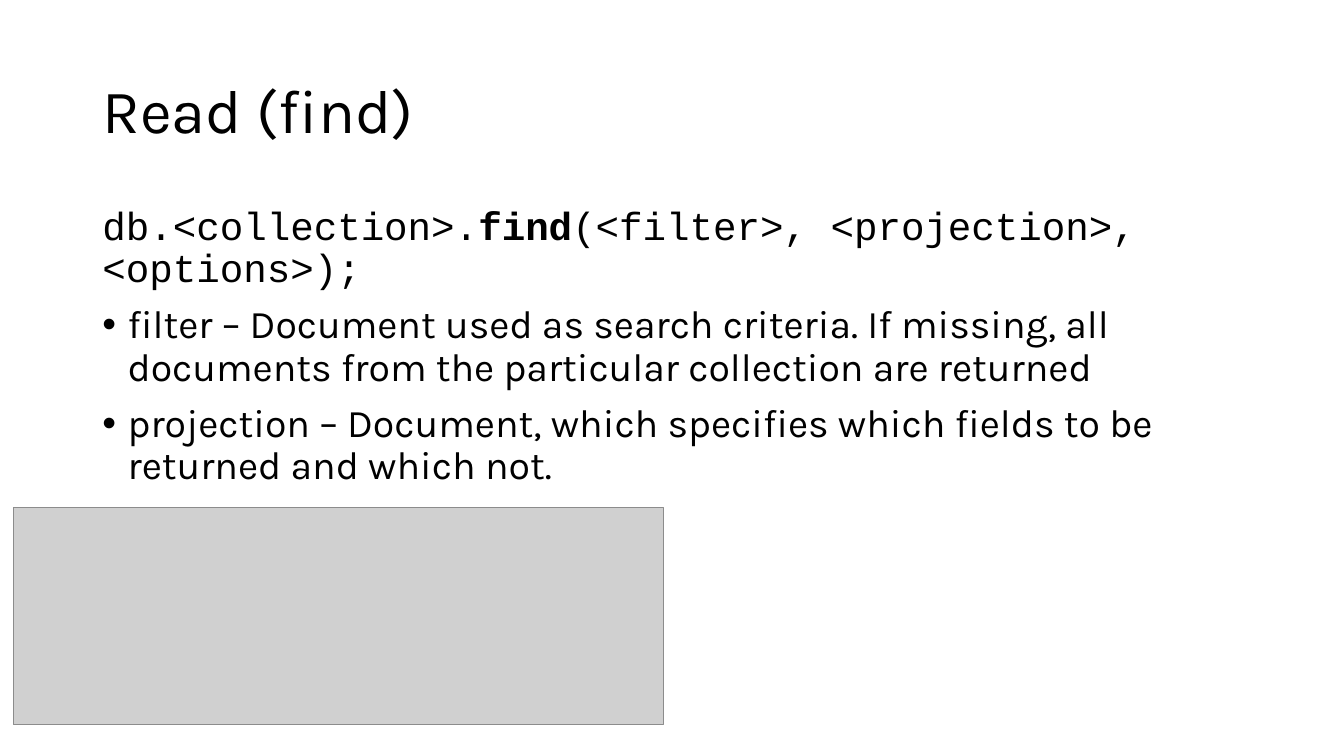
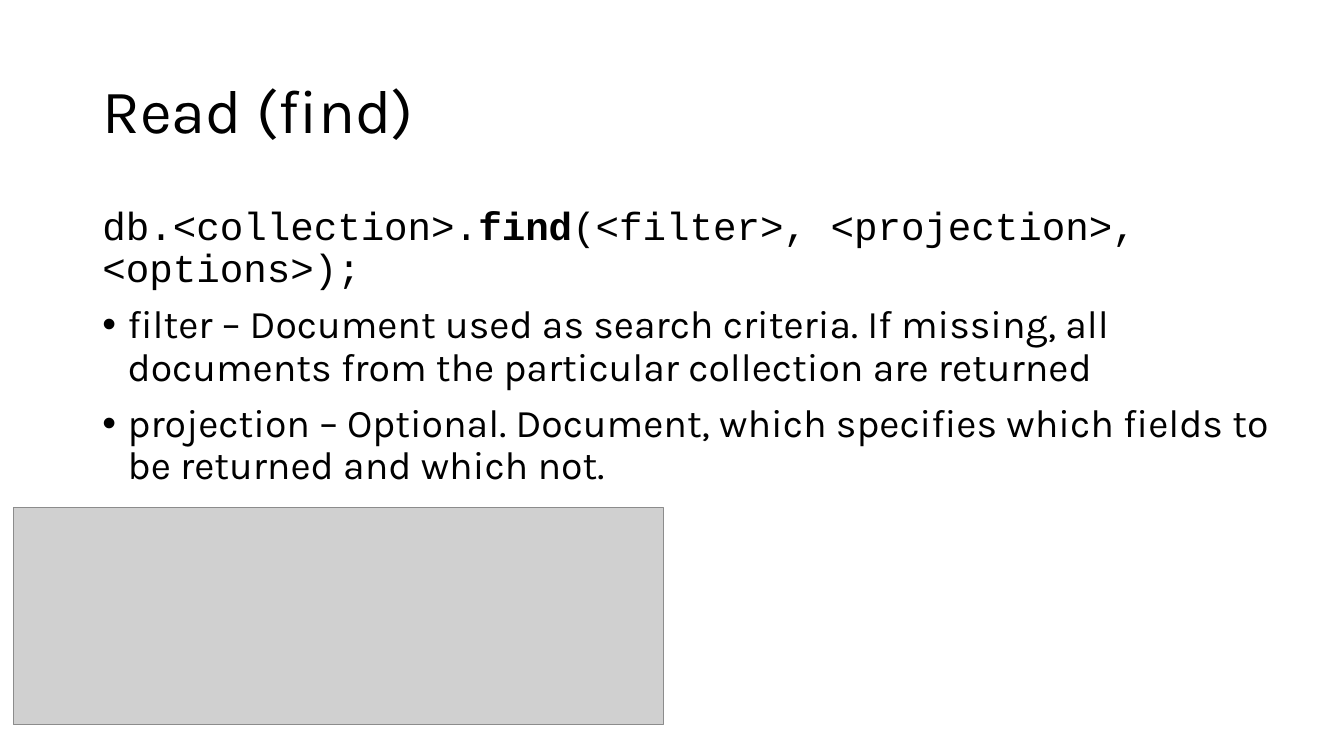
Before and after one commit to bgalabov/mongodb-course, a slide deck: slide 19 of Lab_1_slides_MongoDB Basics.pptx (slide 18 before the commit). Drawn at 1344x756 pixels with LibreOffice and Linux fonts; fonts in the diff are those of the drawing; grey boxes stand for pictures. Boxes give left, top, right and bottom in pixels: in the first picture for what was removed or moved away, otherwise in the second. Text is boxed around its words. In the diff, an @@ line names an element or a change of style, - is before the commit and + after.

Commit message:
Small update of slides.

```diff
--- a/Lab_1_slides_MongoDB Basics.pptx
+++ b/Lab_1_slides_MongoDB Basics.pptx
@@ text at [128, 410, 1268, 480]: text changed @@
-• projection – Document, which specifies which fields to be returned and which not.
+• projection – Optional. Document, which specifies which fields to be returned and which not.
```
Also in this commit, not shown: 4 other slides changed, 2 slides added.
